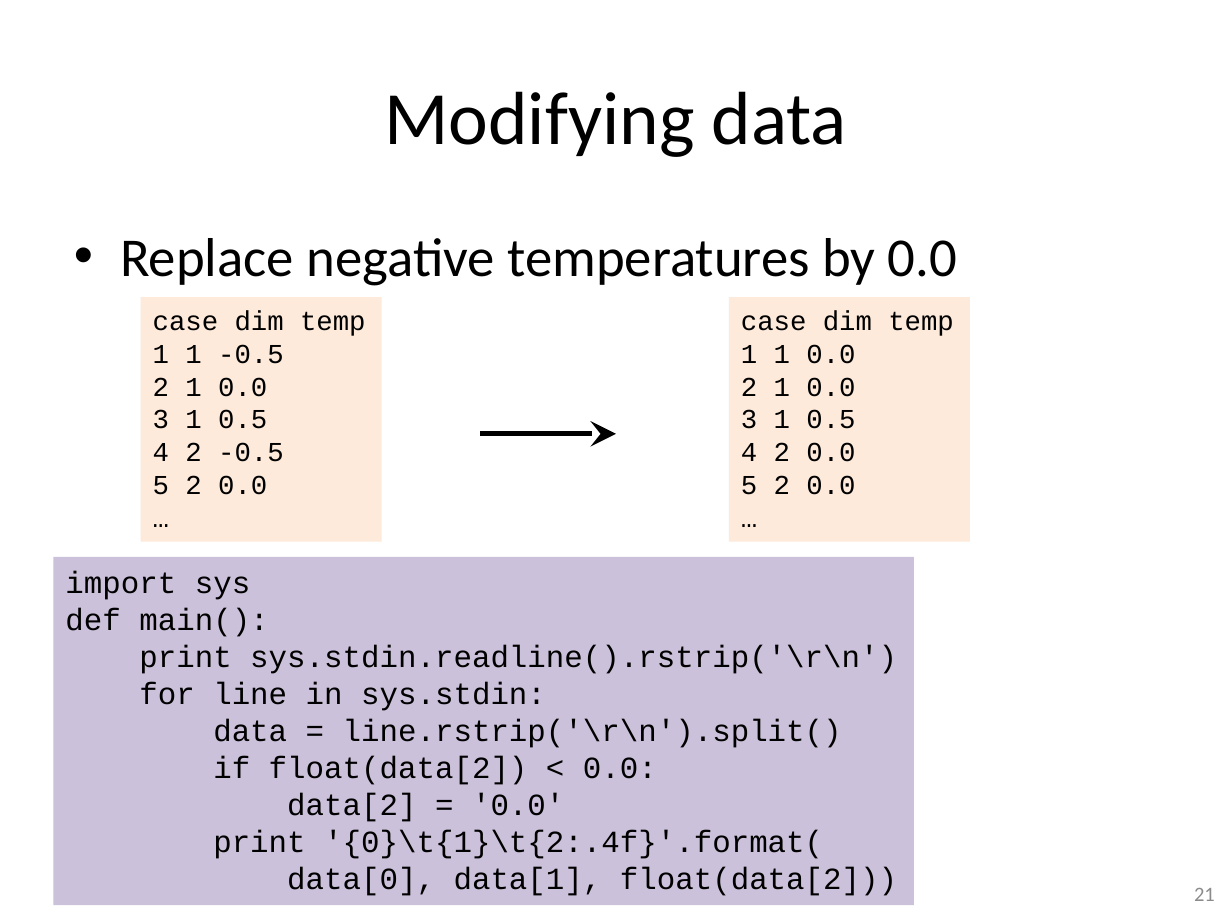
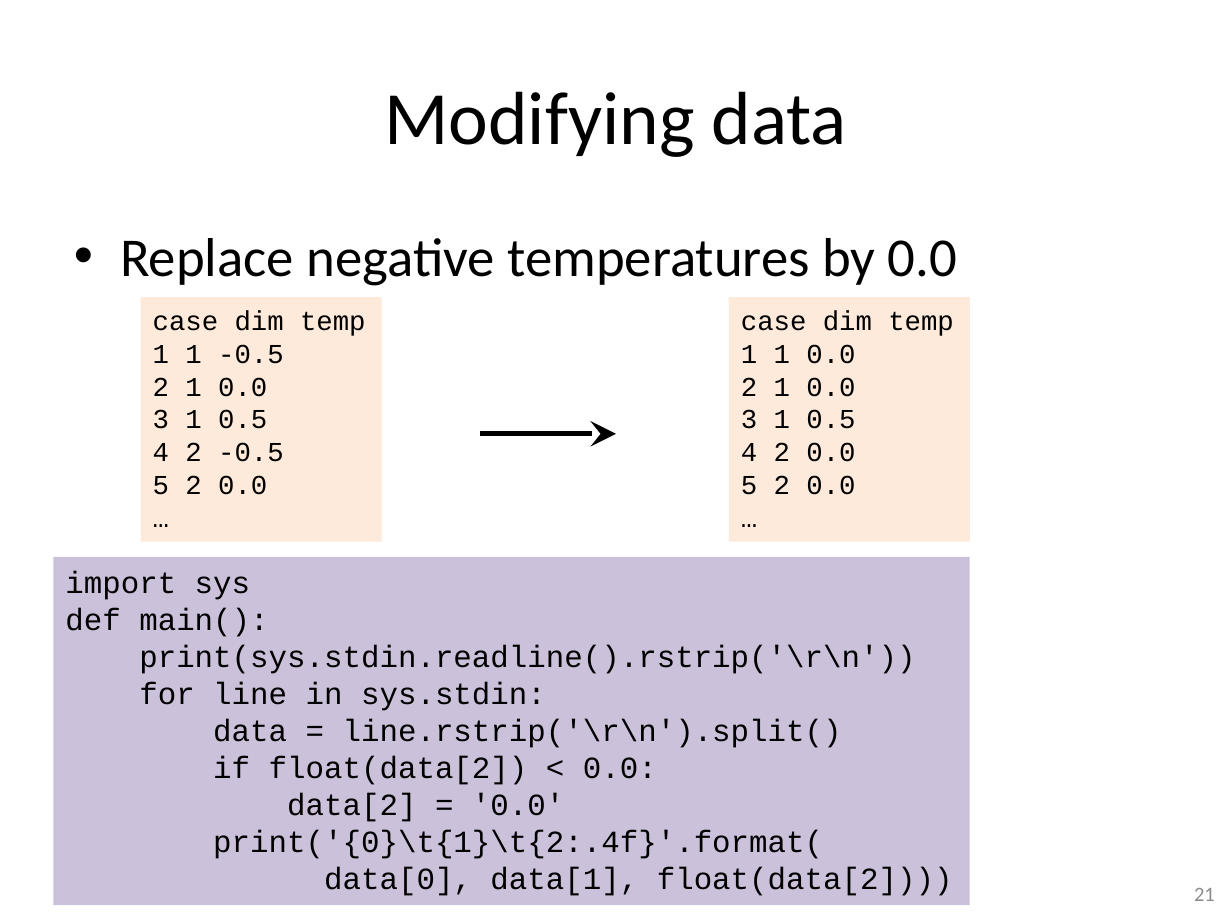
Before and after one commit to gjbex/training-material, a slide deck: slide 21 of Python/python-intro.pptx. Drawn at 1232x924 pixels with LibreOffice and Linux fonts; fonts in the diff are those of the drawing. Boxes give left, top, right and bottom in pixels: in the first picture for what was removed or moved away, otherwise in the second. Text is boxed around its words. In the diff, an @@ line names an element or a change of style, - is before the commit and + after.

```diff
--- a/Python/python-intro.pptx
+++ b/Python/python-intro.pptx
@@ rectangle "import sys": place and size @@
-rectangle "import sys" at box(53, 557, 914, 906)
+rectangle "import sys" at box(53, 557, 970, 906)
@@ text in rectangle at box(139, 645, 915, 674): text changed @@
-print sys.stdin.readline().rstrip('\r\n')
+print(sys.stdin.readline().rstrip('\r\n'))
@@ text in rectangle at box(213, 830, 953, 896): text changed @@
-print '{0}\t{1}\t{2:.4f}'.format(
-data[0], data[1], float(data[2]))
+print('{0}\t{1}\t{2:.4f}'.format(
+data[0], data[1], float(data[2])))
```
Also in this commit, not shown: 36 other slides changed.
